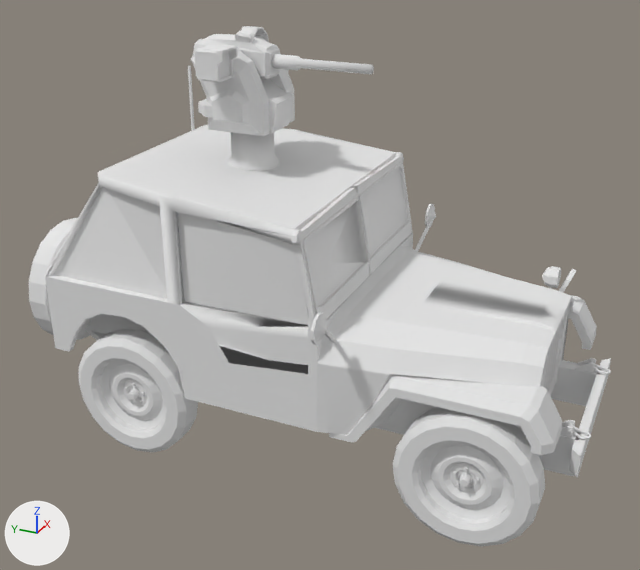
A saved change to the Blender file materials/models/jeep/jeep.blend.
Camera for both pictures: a camera (50 mm lens) standing at (-1.118, -0.509, 0.806) and looking at (-0.022, -0.016, 0.257). Arrows for +X, +Y and +Z are at lower left; the lights stay in place.

In view in the first picture: 'gun', 'jeep', 'turret_base', 'wheel'.
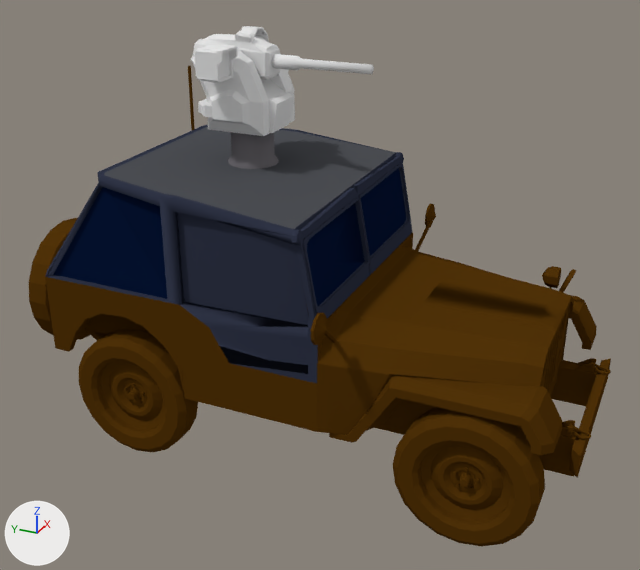
Commit message: Working on jeep.

Patch to the scene script:
```diff
--- a/materials/models/jeep/jeep.blend.py
+++ b/materials/models/jeep/jeep.blend.py
@@ mat_material_001 @@
 mat_material_001 = diffuse_material('Material.001')
-mat_material_001.base_color = (0.8, 0.8, 0.8)  # white #e7e7e7
+mat_material_001.base_color = (0.0865, 0.0343, 0.00273)  # brown #533409
@@ mat_material_006 @@
+mat_material_006 = diffuse_material('Material.006')
+mat_material_006.base_color = (0.0307, 0.0369, 0.0648)  # dark blue #313648
@@ mat_material_004 @@
+mat_material_004 = diffuse_material('Material.004')
+mat_material_004.base_color = (0.162, 0.153, 0.168)  # grey #706d72
@@ mat_window @@
+mat_window = diffuse_material('Window')
+mat_window.base_color = (0.00182, 0.00802, 0.0369)  # dark blue #061636
@@ mat_material_005 @@
+mat_material_005 = diffuse_material('Material.005')
+mat_material_005.base_color = (0.0762, 0.0802, 0.0908)  # dark grey #4e5055
@@ me_cube_023 @@
 # used by ob_jeep; location = (0.0, 0.0, 0.0); scale = (0.098, 0.098, 0.098)
-me_cube_023.from_pydata(...)  # 4017 vertices, 3977 faces; spans x -2.49..2.49, y -4.42..4.23, z -0.02..5.26
+me_cube_023.from_pydata(...)  # 4022 vertices, 3980 faces; spans x -2.49..2.49, y -4.42..4.23, z -0.02..5.26
+# me_cube_023 part 1
+# 7 faces are deleted
+# 5 vertices are added at (1.88, 0.33, 4.27), (-1.88, 0.33, 4.27), (0.0, -0.56, 4.18), (0.0, 1.22, 4.36), (0.0, 0.33, 4.35)
+# 2 new faces join them, mat_material_001 (its picture is missing)
+# 3 new faces join them, mat_material_006 (dark blue #313648)
+# 5 new faces join them, mat_material_005 (dark grey #4e5055)
+# me_cube_023 part 2: 48 faces spanning x -0.38..0.38, y 0.66..1.42, z 4.26..4.96 switch from mat_material_001 (its picture is missing) to mat_material_004 (grey #706d72)
+# me_cube_023 part 3: 315 faces spanning x -2.03..2.03, y -0.93..3.73, z 2.02..4.38 switch from mat_material_001 (its picture is missing) to mat_material_006 (dark blue #313648)
+# me_cube_023 part 4: 46 faces spanning x -1.86..1.95, y -0.81..3.62, z 2.77..4.26 switch from mat_material_001 (its picture is missing) to mat_window (dark blue #061636)
+me_cube_023.materials.append(mat_material_005)  # dark grey #4e5055
```

Where the change shows, as pixel boxes [x1, y1, x2, y2] in the pictures (640 x 570 px; the box of a moved part takes in the faces that stretch with it):
'jeep', recoloured, reshaped: [29, 66, 611, 478] in both
'wheel', recoloured (grey to brown): [392, 407, 545, 546] in both
part 1 of me_cube_023, moved or reshaped: [104, 127, 396, 229] in both
part 2 of me_cube_023, recoloured: [228, 132, 279, 169] in both
part 3 of me_cube_023, recoloured (grey to blue): [45, 125, 412, 383] in both
part 4 of me_cube_023, recoloured: [53, 168, 406, 306] in both
